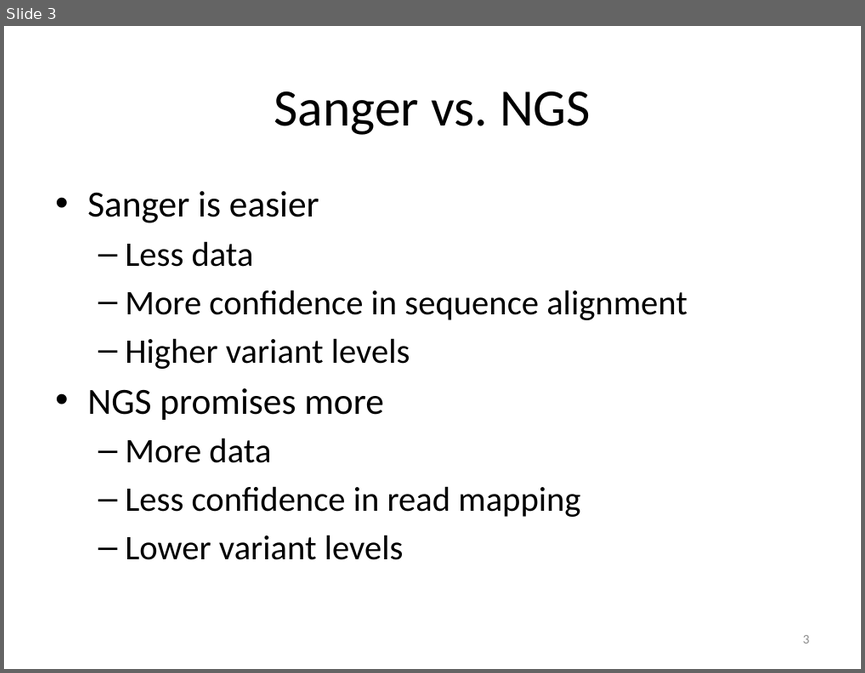
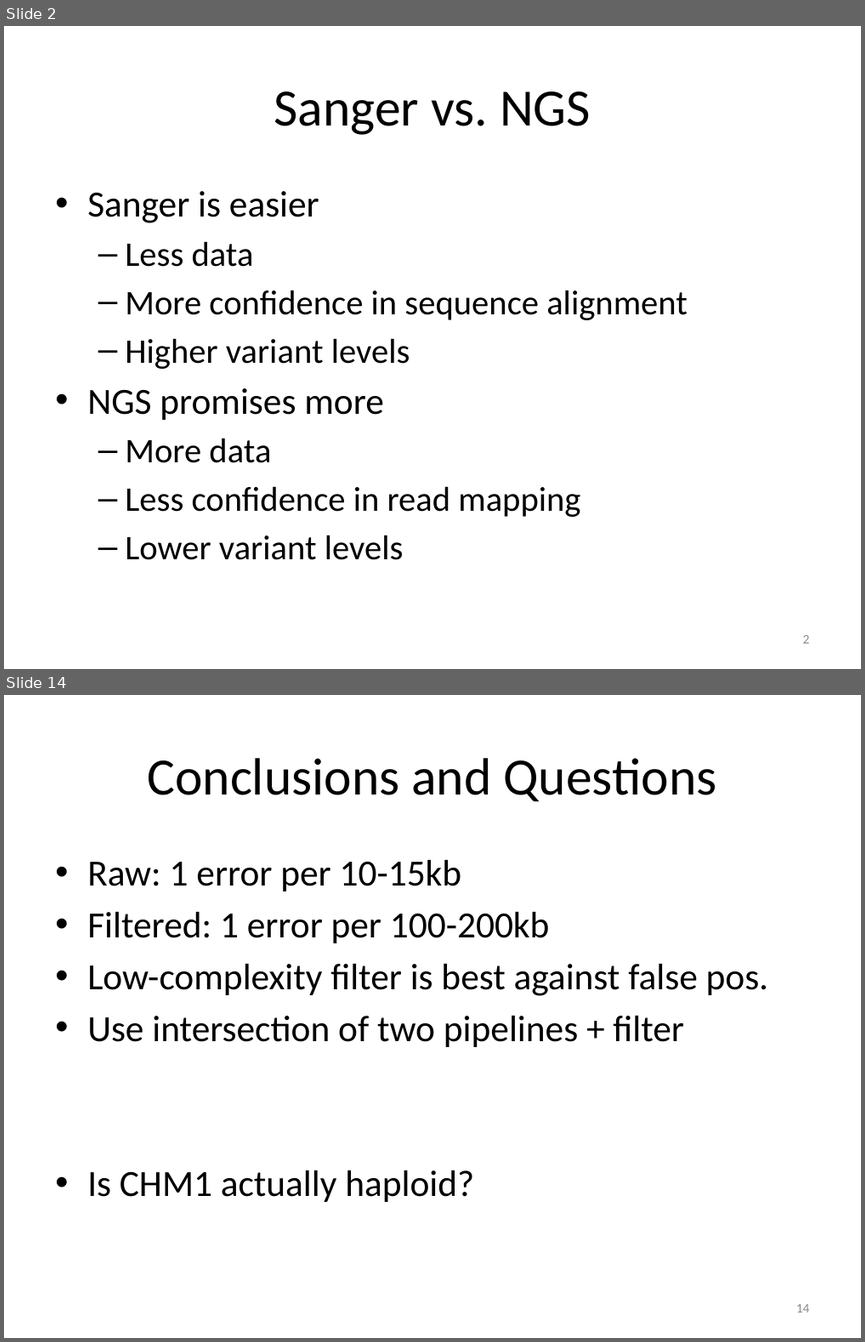
Before and after one commit to tsibley/Artifacts-in-NGS-variant-calling, a slide deck: Journal-Club-2015-01-20.pptx. Shown one above the other, each under a label of ours: slide 3 before the commit, slides 2 and 14 after it; the slides between them are not shown. The pictures are 865x673 and 865x1342 pixels, drawn with LibreOffice and Linux fonts; fonts in the diff are those of the drawing. Boxes give left, top, right and bottom in pixels: in the first picture for what was removed or moved away, otherwise in the second. Text is boxed around its words. In the diff, an @@ line names an element or a change of style, - is before the commit and + after.

```diff
--- a/Journal-Club-2015-01-20.pptx
+++ b/Journal-Club-2015-01-20.pptx
@@ slide 14 added at bbox=[4, 695, 861, 1338], background #FFFFFF @@
@@ title added at bbox=[147, 758, 717, 801], 44 pt, text #000000 @@
+Conclusions and Questions
@@ text added at bbox=[87, 860, 769, 1202], 31 pt, text #000000 @@
+• Raw: 1 error per 10-15kb
+• Filtered: 1 error per 100-200kb
+• Low-complexity filter is best against false pos.
+• Use intersection of two pipelines + filter
+• Is CHM1 actually haploid?
@@ page number added at bbox=[796, 1304, 810, 1312], 11 pt, text #8C8C8C @@
+14
@@ what was slide 3 is now slide 2 @@
@@ page number at bbox=[803, 635, 810, 643]: text changed @@
-3
+2
```
Also in this commit, not shown: 3 slides changed, 8 other slides added, 1 slide removed.
